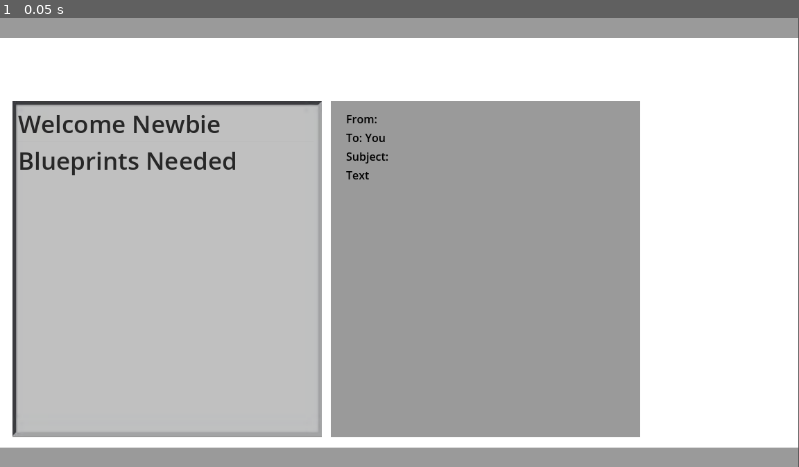
Above: before the commit, frame 1.
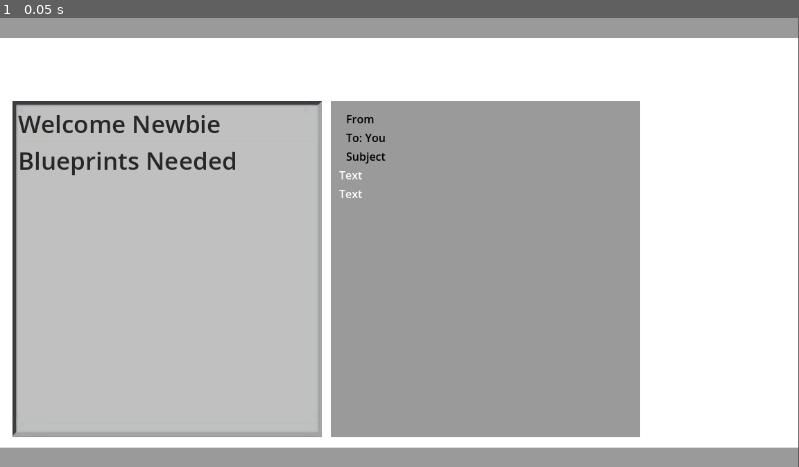
Above: after the commit, the same moment.

Repository: SeanGreeley/2025-Chillennium-Drury
Game: Godot game, scene res://scenes/GameMain.tscn
The game is run twice, just before and just after one commit, with the same random seed, the same clock (stepped at 60 frames per second) and the same inputs. The project has no main scene, so this scene is started directly.
Inputs:
- Up to frame 1 (0.05 s): no input

The runs differ from the first frame. In frame 1, less than 0.1% of the frame differs, in the area x 42-49%, y 22-41%.

Commit message:
More Email Work

Diff:
--- a/scenes/GameMain.tscn
+++ b/scenes/GameMain.tscn
@@ -40,13 +40,13 @@
 layout_mode = 0
 offset_left = 489.0
 offset_top = 134.0
-offset_right = 907.0
+offset_right = 888.0
 offset_bottom = 510.0
 tooltip_text = "Email View Box: After clicking on an email to the left, the email will show up here."
 
 [node name="From" type="Label" parent="VBoxContainer"]
 layout_mode = 2
-text = "From: "
+text = "From"
 
 [node name="To You" type="Label" parent="VBoxContainer"]
 layout_mode = 2
@@ -54,14 +54,19 @@
 
 [node name="Subject" type="Label" parent="VBoxContainer"]
 layout_mode = 2
-text = "Subject:"
+text = "Subject"
 
-[node name="Text" type="Label" parent="VBoxContainer"]
+[node name="Text" type="RichTextLabel" parent="VBoxContainer"]
 layout_mode = 2
 text = "Text"
+fit_content = true
+scroll_active = false
 
-[node name="Links" type="Label" parent="VBoxContainer"]
+[node name="Links" type="RichTextLabel" parent="VBoxContainer"]
 layout_mode = 2
+text = "Text"
+fit_content = true
+scroll_active = false
 
 [node name="BottomBar" type="ColorRect" parent="."]
 layout_mode = 0
--- a/scripts/Global.gd
+++ b/scripts/Global.gd
@@ -3,7 +3,9 @@
 # Key:{list of items}
 # subject:{from, text, links}
 var emails = {
-	"Welcome Newbie":{"from":"Stephen Careers", "text":"Hello World", "links":" "},
+	"Welcome Newbie":{"from":"Stephen Careers", "text":"Hey there, newbie. Thanks for picking up the position as my trusty secretary. This job is a piece of cake; just forward the important stuff to me and delete anything unimportant or malicious. I don’t want my inbox cluttered with spam and nasty viruses. Just be careful: scammers nowadays are always hiding in plain sight.", "links":"I’m sure you’ll do great. Go ahead and delete this email.
+– Your Boss, Stephen Careers
+"},
 	"Blueprints Needed":{"from":"Winston Digs", "text":"Bathroom", "links":" "},
 	"Sick Today":{"from":"Katherine McGill", "text":"Sickness", "links":" "},
 	"WHO DOESN'T LOVE MONEY?":{"from":"Richie Rich", "text":"Scammer get Scammed", "links":" "}
